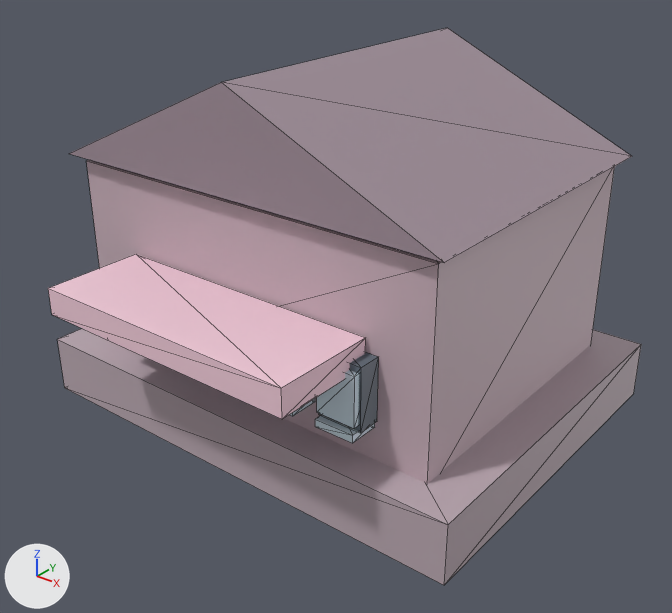
The glTF model models/clothing_store.glb: old version first, new version second.
Camera for both pictures: a 50 mm camera at (1.421, -1.83, 1.391) aimed at (0.022, -0.081, 0.307). The axes (+X, +Y, +Z) are drawn at lower left. The lights are the same throughout. The older version comes first. Mesh edges are drawn as thin lines. Where no turn or scale is listed for an object, it has been applied to the vertices.

Script lines for the objects in view, before the commit:
```python
me_geometry_0 = bpy.data.meshes.new('geometry_0')
me_geometry_0.from_pydata(...)  # 150 vertices, 224 faces; spans x -0.65..0.65, y -0.685..0.5, z 0.0..0.96
me_geometry_0.materials.append(mat_defaultmaterial)
ob_geometry_0 = bpy.data.objects.new('geometry_0', me_geometry_0)
ob_geometry_0.location = (0.0, 0.0, 0.0)
```
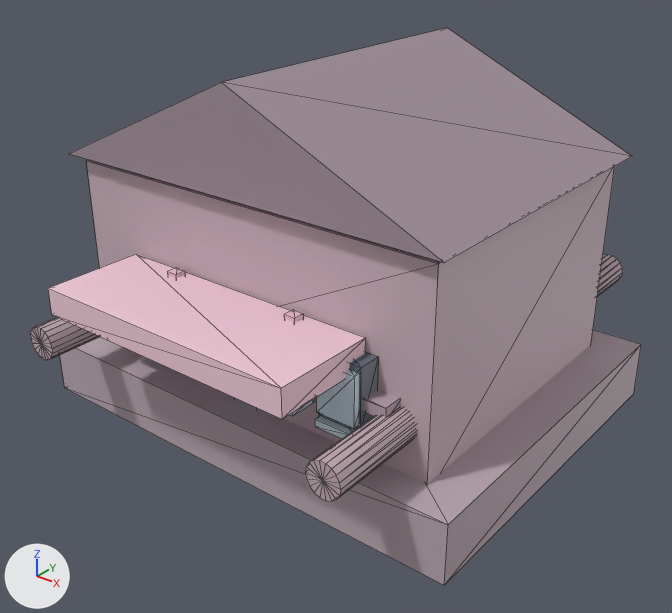
The newer file is also turned or shifted as a whole; pictures and numbers use the older file's frame.

What the commit changed:
me_geometry_0 is used by ob_geometry_0; location (0.0, 0.0, 0.0).
me_geometry_0 had 150 vertices, 224 faces and spanned x -0.65..0.65, y -0.685..0.5, z 0.0..0.96.
me_geometry_0 now has 366 vertices, 608 faces and spans x -0.65..0.65, y -0.685..0.67, z -0.053..0.96.
me_geometry_0 part 1: a new loose piece, a box spanning x -0.205..-0.175, y -0.455..-0.425, z 0.235..0.475, in mat_defaultmaterial.
me_geometry_0 part 2: a new loose piece, a box spanning x 0.175..0.205, y -0.455..-0.425, z 0.235..0.475, in mat_defaultmaterial.
me_geometry_0 part 3: a new loose piece, an 18-sided cylinder along y spanning x -0.505..-0.415, y -0.67..-0.11, z 0.236..0.324, in mat_defaultmaterial.
me_geometry_0 part 4: a new loose piece, an 18-sided cylinder along y spanning x 0.415..0.505, y 0.11..0.67, z 0.236..0.324, in mat_defaultmaterial.
me_geometry_0 part 5: a new loose piece, an 18-sided cylinder along y spanning x 0.415..0.505, y -0.67..-0.11, z 0.236..0.324, in mat_defaultmaterial.
me_geometry_0 part 6: a new loose piece, a box spanning x -0.461..0.461, y -0.46..-0.4, z 0.314..0.346, in mat_defaultmaterial.
Other edits to the shape of me_geometry_0 do not show in these pictures.

Changed parts and their boxes [x1, y1, x2, y2] in the pictures (672 x 613 px):
'geometry_0', reshaped: before [48, 28, 641, 585]; after [30, 28, 641, 585]
part 1 of me_geometry_0, added: after [168, 268, 186, 278]
part 2 of me_geometry_0, added: after [284, 310, 304, 322]
part 3 of me_geometry_0, added: after [30, 317, 100, 360]
part 4 of me_geometry_0, added: after [597, 255, 622, 297]
part 5 of me_geometry_0, added: after [305, 407, 416, 501]
part 6 of me_geometry_0, added: after [364, 390, 400, 417]
